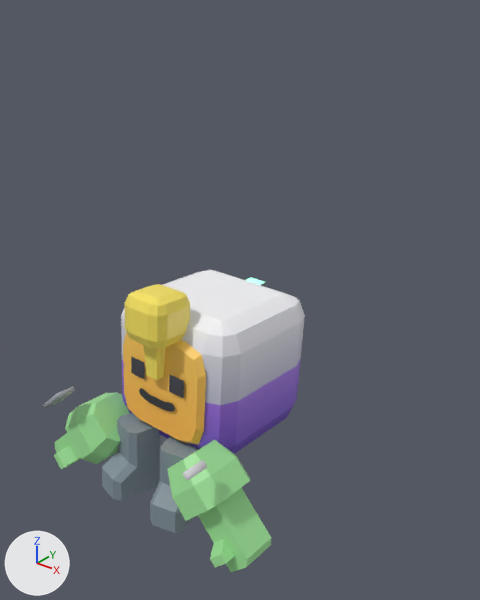
A saved change to the glTF model unity/Assets/Art/EarlyGame/staff-kit/staff-engineer-work.glb.
One viewpoint serves both versions: a 50 mm camera at (1.62, -1.79, 1.94) aimed at (0.11, 0.1, 0.77). The axes (+X, +Y, +Z) are drawn at lower left. The lights are the same throughout. The older version comes first. Where no turn or scale is listed for an object, it has been applied to the vertices. Vertices at exactly the same position are counted once.

The first picture shows 'Arm_-1', 'Arm_1', 'HardHatEng', 'Laptop', 'LaptopScreenEmit', 'Leg_-1', 'Leg_1', 'Torso', 'Wrench'.
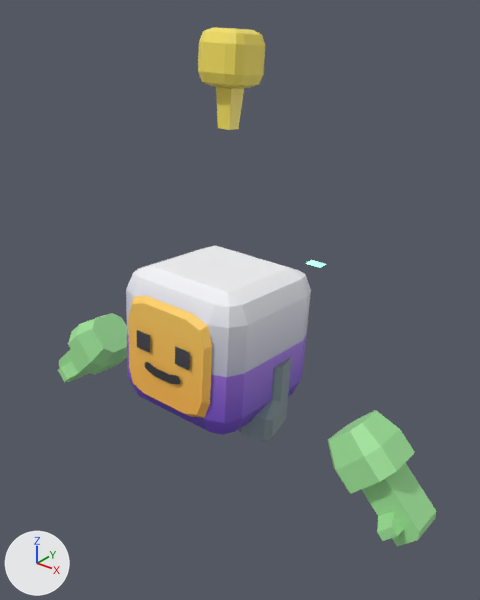
ob_staffroot is not drawn itself; it is the parent of ob_torso.

Changed parts and their boxes (x1, y1, x2, y2) in the pictures (480 x 600 px; the box of a moved part takes in the faces that stretch with it):
'Torso', moved: before (121, 270, 305, 454); after (126, 246, 311, 435)
'Arm_-1', moved: before (167, 440, 271, 572); after (327, 411, 436, 547)
'HardHatEng', moved: before (124, 284, 190, 380); after (198, 27, 265, 130)
'Arm_1', moved: before (54, 392, 130, 469); after (58, 313, 127, 382)
'Leg_-1', moved: before (150, 436, 198, 533); after (238, 357, 291, 440)
'Leg_1', moved (not visible afterwards): before (102, 413, 161, 500)
'Laptop', reshaped, moved (not visible afterwards): before (44, 386, 75, 408)
'Wrench', deleted: before (183, 460, 207, 481)
'LaptopScreenEmit', reshaped, moved: before (246, 278, 265, 285); after (306, 260, 326, 268)
part 1 of me_cube_001, moved or reshaped: before (246, 278, 264, 285); after (306, 260, 325, 268)

Diff of the bpy script that builds the scene:
```diff
--- a/unity/Assets/Art/EarlyGame/staff-kit/staff-engineer-work.glb.py
+++ b/unity/Assets/Art/EarlyGame/staff-kit/staff-engineer-work.glb.py
@@ me_cube_001 @@
-me_cube_001.from_pydata(...)  # 16 vertices, 28 faces; spans x -0.145..-0.055, y 0.1137..0.1737, z 0.29..0.294
+me_cube_001.from_pydata(...)  # 16 vertices, 28 faces; spans x 0.04..0.12, y 0.265..0.315, z 0.388..0.392
+# me_cube_001 part 1: all 4 vertices in x -0.145..-0.143, y 0.1137..0.1157, z 0.29..0.294 are moved by (0.185, 0.1512, 0.098)
+# other edits to the shape of me_cube_001 do not show in these pictures
 me_cube_001.materials.append(mat_laptopscreenemit_emit)
@@ me_torso @@
 # used by ob_torso; parent = ob_staffroot; location = (0.0, 0.0238, 0.176); rotation_euler = (-0.0832, 0.0, 0.0), in degrees (-4.8, 0, 0)
-me_torso.from_pydata(...)  # 114 vertices, 182 faces; spans x -0.3..0.3, y -0.335..0.3, z 0.0..0.6
+me_torso.from_pydata(...)  # 114 vertices, 182 faces; spans x -0.3..0.3, y -0.311..0.324, z 0.176..0.776
+# me_torso part 2: the whole mesh is moved by (0.0, 0.024, 0.176)
 me_torso.materials.append(mat_kenneytorsoface)
@@ me_arm_left @@
-me_arm_left.from_pydata(...)  # 42 vertices, 80 faces; spans x -0.173..0.241, y -0.143..0.132, z -0.26..0.176
+me_arm_left.from_pydata(...)  # 42 vertices, 80 faces; spans x 0.304..0.718, y -0.114..0.16, z -0.203..0.233
+# me_arm_left part 3: the whole mesh is moved by (0.477, 0.029, 0.057)
 me_arm_left.materials.append(mat_arm__1_solid)
@@ me_arm_right @@
 # used by ob_arm_1; parent = ob_torso; location = (-0.3, -0.335, -0.0805); rotation_euler = (0.0, -0.773, 0.0), in degrees (0, -44, 0)
-me_arm_right.from_pydata(...)  # 42 vertices, 80 faces; spans x -0.3..0.15, y -0.125..0.125, z -0.069..0.181
+me_arm_right.from_pydata(...)  # 42 vertices, 80 faces; spans x -0.6..-0.15, y -0.101..0.149, z 0.25..0.5
+# me_arm_right part 4: the whole mesh is moved by (-0.3, 0.024, 0.319)
 me_arm_right.materials.append(mat_arm_1_solid)
@@ me_cube @@
 # used by ob_laptop; parent = ob_arm_1; location = (0.2, -0.251, -0.0395)
-me_cube.from_pydata(...)  # 24 vertices, 44 faces; spans x -0.165..-0.035, y 0.0387..0.1287, z 0.27..0.29
+me_cube.from_pydata(...)  # 24 vertices, 44 faces; spans x -0.045..0.045, y -0.025..0.025, z -0.0075..0.0075
+# me_cube part 6: 24 of 24 vertices moved; they spanned x -0.165..-0.035, y 0.0387..0.1287, z 0.27..0.29 and now span x -0.045..0.045, y -0.025..0.025, z -0.0075..0.0075; mean shift (0.1, -0.0837, -0.28)
 me_cube.materials.append(mat_laptop_solid)
@@ me_antenna @@
-me_antenna.from_pydata(...)  # 64 vertices, 120 faces; spans x -0.1..0.1, y -0.086..0.122, z -0.052..0.303
+me_antenna.from_pydata(...)  # 64 vertices, 120 faces; spans x -0.1..0.1, y 0.011..0.219, z 0.742..1.098
+# me_antenna part 5: the whole mesh is moved by (0.0, 0.097, 0.794)
 me_antenna.materials.append(mat_hardhateng_solid)
@@ me_leg_left @@
-me_leg_left.from_pydata(...)  # 24 vertices, 44 faces; spans x -0.085..0.105, y -0.174..0.093, z -0.206..0.107
+me_leg_left.from_pydata(...)  # 24 vertices, 44 faces; spans x 0.029..0.219, y -0.104..0.163, z -0.035..0.278
+# me_leg_left part 7: the whole mesh is moved by (0.115, 0.07, 0.171)
 me_leg_left.materials.append(mat_leg__1_solid)
@@ me_leg_right @@
-me_leg_right.from_pydata(...)  # 24 vertices, 44 faces; spans x -0.105..0.085, y -0.174..0.093, z -0.206..0.107
+me_leg_right.from_pydata(...)  # 24 vertices, 44 faces; spans x -0.219..-0.029, y -0.104..0.163, z -0.035..0.278
+# me_leg_right part 8: the whole mesh is moved by (-0.115, 0.07, 0.171)
 me_leg_right.materials.append(mat_leg_1_solid)
@@ ob_laptopscreenemit @@
 ob_laptopscreenemit = bpy.data.objects.new('LaptopScreenEmit', me_cube_001)
-ob_laptopscreenemit.location = (-0.1, 0.455, 0.292)
+ob_laptopscreenemit.location = (0.08, 0.29, 0.39)
@@ ob_staffroot @@
 ob_staffroot = bpy.data.objects.new('StaffRoot', None)
-ob_staffroot.location = (0.0, 0.0, 0.0)
+ob_staffroot.location = (0.0, 0.0, -0.069)
@@ ob_arm__1 @@
 ob_arm__1 = bpy.data.objects.new('Arm_-1', me_arm_left)
-ob_arm__1.location = (0.3, -0.312, 0.179)
+ob_arm__1.location = (0.3, 0.036, 0.258)
@@ ob_wrench @@
-ob_wrench = bpy.data.objects.new('Wrench', me_cube_002)
@@ ob_arm_1 @@
 ob_arm_1.parent = ob_torso
-ob_arm_1.location = (-0.3, -0.335, -0.0805)
+ob_arm_1.location = (-0.3, 0.0, 0.0958)
 ob_arm_1.rotation_euler = (0.0, -0.773, 0.0)  # degrees (0, -44, 0)
@@ ob_laptop @@
 ob_laptop = bpy.data.objects.new('Laptop', me_cube)
-ob_laptop.parent = ob_arm_1
-ob_laptop.location = (0.2, -0.251, -0.0395)
+ob_laptop.parent = ob_torso
+ob_laptop.location = (0.08, 0.22, 0.356)
@@ ob_hardhateng @@
 ob_hardhateng = bpy.data.objects.new('HardHatEng', me_antenna)
-ob_hardhateng.location = (0.0, -0.277, 0.603)
+ob_hardhateng.location = (0.0, 0.072, 0.682)
@@ ob_leg__1 @@
 ob_leg__1 = bpy.data.objects.new('Leg_-1', me_leg_left)
-ob_leg__1.location = (0.125, -0.288, 0.178)
+ob_leg__1.location = (0.125, 0.06, 0.257)
@@ ob_leg_1 @@
 ob_leg_1 = bpy.data.objects.new('Leg_1', me_leg_right)
-ob_leg_1.location = (-0.125, -0.288, 0.178)
+ob_leg_1.location = (-0.125, 0.06, 0.257)
```
